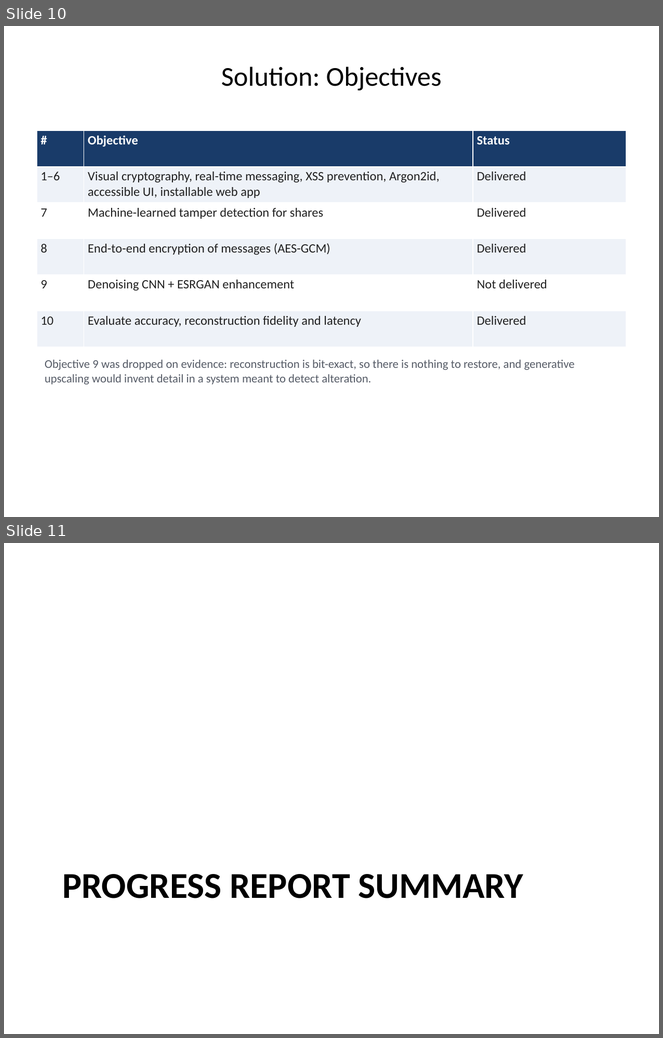
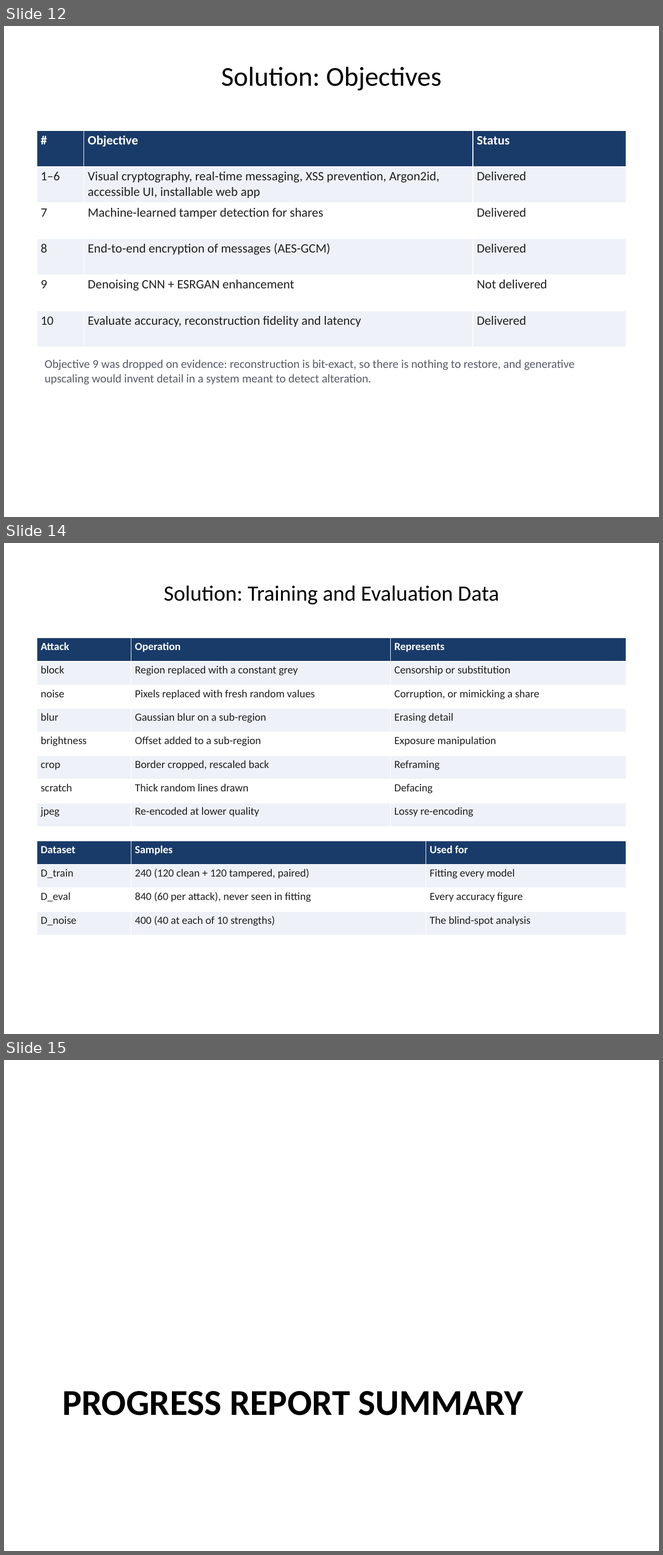
Before and after one commit to 1337PAIN/Reveal-X-chat, a slide deck: Reveal-X_FYP_Presentation.pptx. Shown one above the other, each under a label of ours: slides 10 and 11 before the commit, slides 12, 14 and 15 after it; the slides between them are not shown. The pictures are 663x1038 and 663x1555 pixels, drawn with LibreOffice and Linux fonts; fonts in the diff are those of the drawing; background and template pictures are left out. Boxes give left, top, right and bottom in pixels: in the first picture for what was removed or moved away, otherwise in the second. Text is boxed around its words. In the diff, an @@ line names an element or a change of style, - is before the commit and + after.

Commit message:
Extend the FYP presentation to 49 slides
Adds the report's comparison tables, layered architecture, STRIDE and
threat resistance model, the detector's features and datasets, the test
suite by area and test case TC-01, storage cost, the two integrity
layers, the classifier comparison, server/browser parity, Objective 9,
critical review, future recommendations, a reconstruction screenshot
and a conclusion.

```diff
--- a/Reveal-X_FYP_Presentation.pptx
+++ b/Reveal-X_FYP_Presentation.pptx
@@ slide 14 added at bbox=[4, 543, 659, 1034], background picture (left out) @@
@@ title added at bbox=[164, 585, 499, 605], 24 pt, text #000000 @@
+Solution: Training and Evaluation Data
@@ table added at bbox=[37, 638, 626, 827], 8 rows, 3 columns @@
+Attack | Operation | Represents
+block | Region replaced with a constant grey | Censorship or substitution
+noise | Pixels replaced with fresh random values | Corruption, or mimicking a share
+blur | Gaussian blur on a sub-region | Erasing detail
+brightness | Offset added to a sub-region | Exposure manipulation
+crop | Border cropped, rescaled back | Reframing
+scratch | Thick random lines drawn | Defacing
+jpeg | Re-encoded at lower quality | Lossy re-encoding
@@ table added at bbox=[37, 841, 626, 936], 4 rows, 3 columns @@
+Dataset | Samples | Used for
+D_train | 240 (120 clean + 120 tampered, paired) | Fitting every model
+D_eval | 840 (60 per attack), never seen in fitting | Every accuracy figure
+D_noise | 400 (40 at each of 10 strengths) | The blind-spot analysis
@@ what was slide 10 is now slide 12 @@
@@ what was slide 11 is now slide 15 @@
```
Also in this commit, not shown: 17 other slides added, 1 other file.
